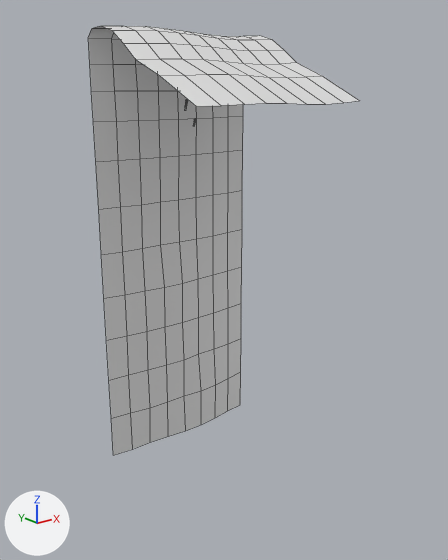
What one commit did to the FBX model Assets/ReSurvivor2/Blender/S7U_EarthWall_1m/S7U_EarthWall_1m.fbx.
Before and after are seen from a camera (50 mm lens) standing at (-2.02, -2.99, 2.08) and looking at (-0.01, -0.49, 1.07). Arrows for +X, +Y and +Z are at lower left; the lights stay in place. The first picture is the older version. Mesh edges are drawn as thin lines. Materials are left out; every surface is plain grey. Where no turn or scale is listed for an object, it has been applied to the vertices.

In view in the first picture: 'S7U_EarthWall_1m'.
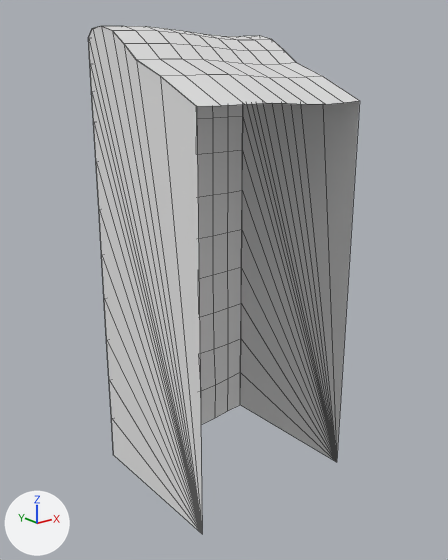
Boxes (x1, y1, x2, y2) around the edits, measured in the pictures (448 x 560 px):
'S7U_EarthWall_1m', reshaped (18% taller)
    before: (88, 26, 359, 455)
    after: (88, 26, 359, 534)
part 1 of me_s7u_earthwall_1m_mesh, added
    after: (89, 26, 202, 534)
part 2 of me_s7u_earthwall_1m_mesh, added
    after: (240, 73, 359, 462)

The change, as a diff of the scene's bpy script:
```diff
--- a/Assets/ReSurvivor2/Blender/S7U_EarthWall_1m/S7U_EarthWall_1m.fbx.py
+++ b/Assets/ReSurvivor2/Blender/S7U_EarthWall_1m/S7U_EarthWall_1m.fbx.py
@@ me_s7u_earthwall_1m_mesh @@
 # used by ob_s7u_earthwall_1m; location = (0.0, 0.0, 0.0)
-me_s7u_earthwall_1m_mesh.from_pydata(...)  # 231 vertices, 194 faces; spans x -0.5..0.5, y -0.92..-0.01, z -0.05..2.35
+me_s7u_earthwall_1m_mesh.from_pydata(...)  # 271 vertices, 230 faces; spans x -0.5..0.5, y -0.92..-0.01, z -0.05..2.35
+# me_s7u_earthwall_1m_mesh part 1: a new loose piece of 20 vertices spanning x -0.5, y -0.92..-0.03, z -0.05..2.35
+# me_s7u_earthwall_1m_mesh part 2: a new loose piece of 20 vertices spanning x 0.5, y -0.92..-0.03, z -0.05..2.35
```
